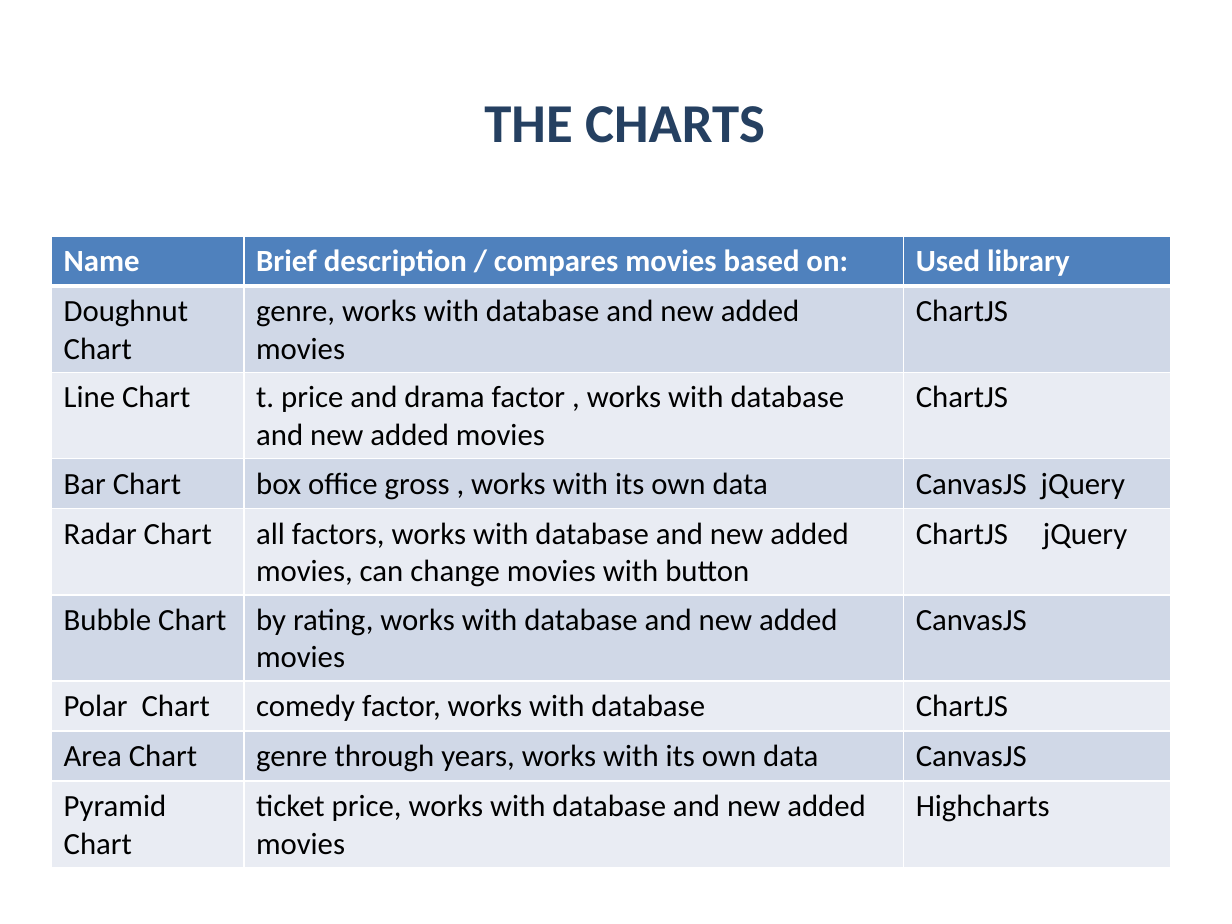
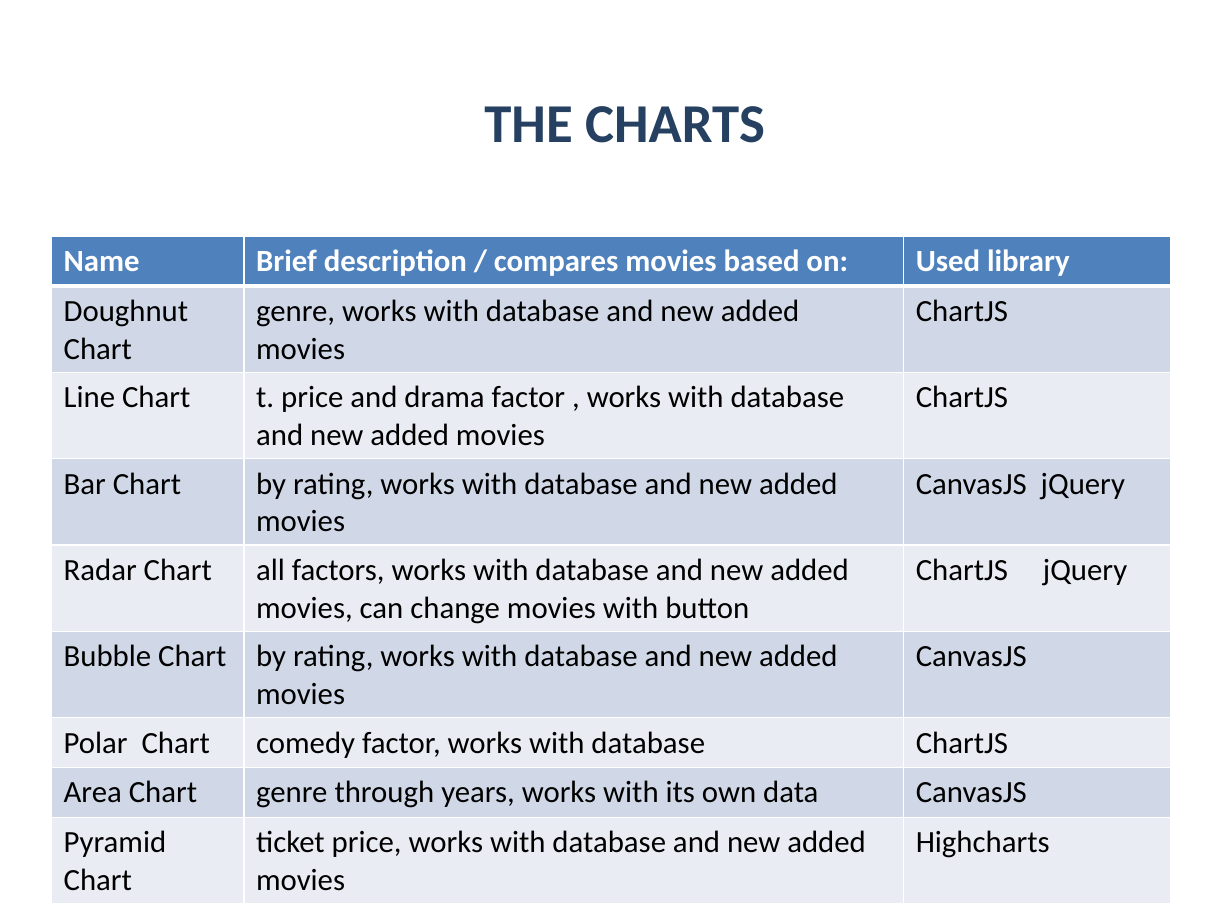
Before and after one commit to Acrelion/JS-Teamwork-Mandarine, a slide deck: slide 5 of Project Documentation/Presentation Mandarine.pptx. Drawn at 1232x924 pixels with LibreOffice and Linux fonts; fonts in the diff are those of the drawing; background and template pictures are left out. Boxes give left, top, right and bottom in pixels: in the first picture for what was removed or moved away, otherwise in the second. Text is boxed around its words. In the diff, an @@ line names an element or a change of style, - is before the commit and + after.

Commit message:
update presentation

```diff
--- a/Project Documentation/Presentation Mandarine.pptx
+++ b/Project Documentation/Presentation Mandarine.pptx
@@ table at (52,237,1170,904) @@
-row 4, column 2: box office gross , works with its own data
+row 4, column 2: by rating, works with database and new added movies
```
